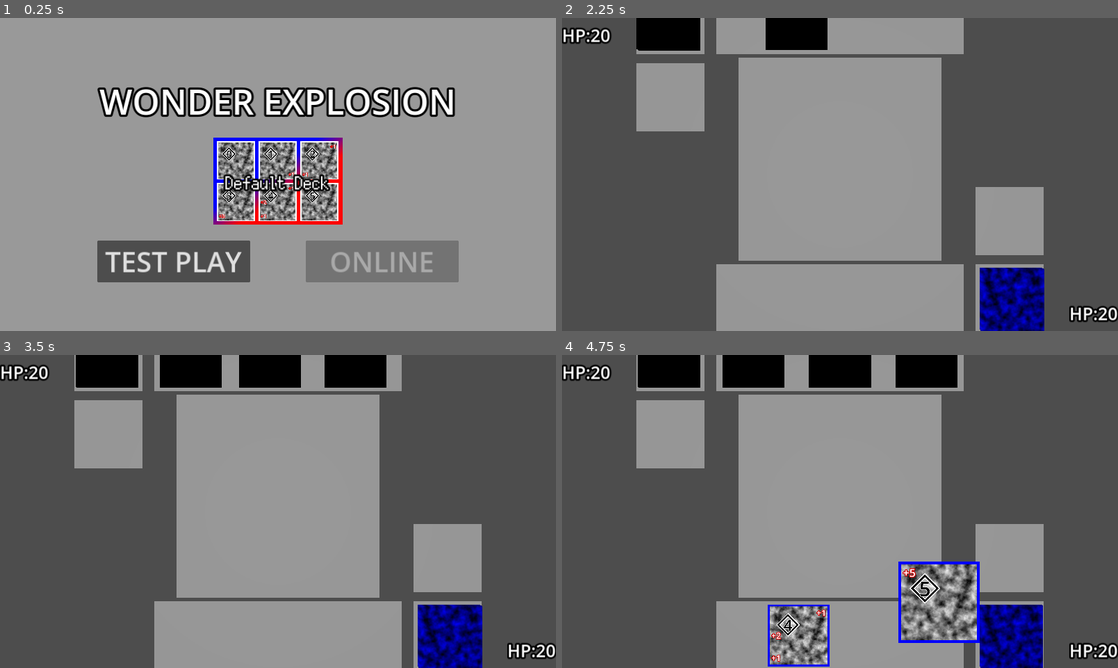
Above: before the commit, frames 1-4 (two rows, left to right).
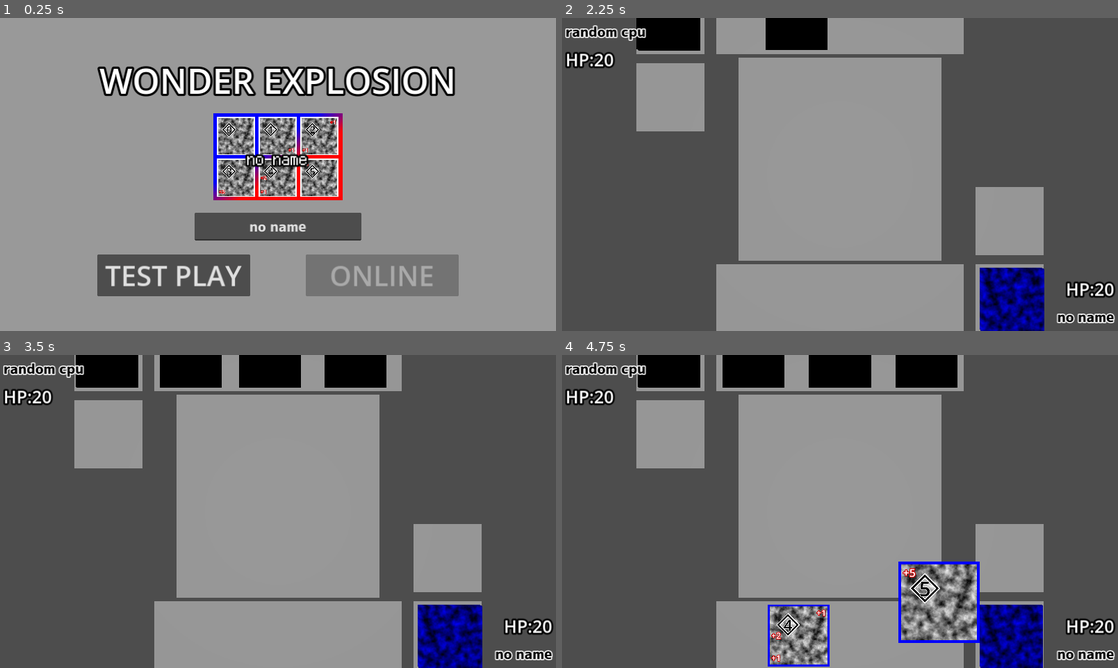
Above: after the commit, the same moments.

Repository: Juna-Idler/WonderExplosion
Game: Godot game, scene res://main.tscn
Two runs of this game, one before a commit and one after it. Both use one fixed random seed, a clock stepped at 60 frames per second and the inputs below.
Inputs (mouse positions are in pixels of both pictures, inside the frame that each line leads up to; where the layout moved, square brackets give the same spot in the first picture):
- Up to frame 1 (0.25 s): no input
- Up to frame 2 (2.25 s): click (840, 155) [840, 180] at 0.5 s; click "BACK" at 1.25 s; click "TEST PLAY" at 2 s
- Up to frame 3 (3.5 s): move the mouse to (400, 495) at 2.77 s; click (400, 495) at 2.92 s
- Up to frame 4 (4.75 s): drag from (728, 527) to (812, 574) at 3.52 s; move the mouse to (895, 442) at 4.27 s; click (895, 442) at 4.42 s

The runs differ from the first frame. In frame 1, 22% of the frame differs, in the area x 17-83%, y 15-89%; in frame 2, 1.7%; in frame 3, 1.7%; in frame 4, 1.7%.

Commit message:
デッキとプレイヤー名のファイル保存

Diff:
--- a/deck.gd
+++ b/card/deck.gd
@@ -2,17 +2,15 @@
 class_name Deck
 
 var name : String
-var cards : Array[int]
+var cards : PackedInt32Array
+var colors : PackedColorArray
 var primary_color : Color
 var secondary_color : Color
-var index : int
 
 
-func _init(n : String,c : Array[int],p_color : Color,s_color : Color, i : int = 0):
+func _init(n : String,c : PackedInt32Array,p_color : Color,s_color : Color):
 	assert(c.size() == 6)
-	assert(i >= 0 and i < 6)
 	name = n
 	cards = c
 	primary_color = p_color
 	secondary_color = s_color
-	index = i
--- a/global.gd
+++ b/global.gd
@@ -2,9 +2,9 @@
 
 const PORT_NUMBER := 14740
 
-const CardList := preload("res://card_data/card_list.gd")
+var card_list := CardList.new()
 
-var card_list := CardList.new()
+var settings := Settings.new()
 
 # Called when the node enters the scene tree for the first time.
 func _ready():
--- a/main.gd
+++ b/main.gd
@@ -7,6 +7,8 @@
 @onready var build = %Build
 @onready var deck_set_label = %DeckSetLabel
 
+@onready var player_name_edit = %PlayerName
+
 var player_name : String = "no name"
 var player_deck : Deck
 
@@ -14,7 +16,12 @@
 
 # Called when the node enters the scene tree for the first time.
 func _ready():
-	player_deck = Deck.new("Default Deck",[1,2,3,4,5,6],Color.BLUE,Color.RED)
+	Global.settings.load()
+
+	player_deck = Global.settings.deck
+	player_name = Global.settings.player_name
+	player_name_edit.text = player_name
+
 	deck_set_label.initialize(player_deck)
 	match_scene.set_process(false)
 	build.set_process(false)
@@ -56,9 +63,19 @@
 
 func _on_build_request_save(deck):
 	player_deck = deck
+	Global.settings.deck = deck
+	Global.settings.save()
 	deck_set_label.initialize(deck)
 
 
 
 func _on_online_button_pressed():
 	get_tree().change_scene_to_file("res://online/main.tscn")
+
+
+func _on_player_name_text_changed(new_text):
+	player_name = new_text
+	Global.settings.player_name = player_name
+
+func _on_player_name_text_submitted(_new_text):
+	Global.settings.save()
--- a/main.tscn
+++ b/main.tscn
@@ -1,9 +1,10 @@
-[gd_scene load_steps=7 format=3 uid="uid://ce5b5klmdhdr4"]
+[gd_scene load_steps=8 format=3 uid="uid://ce5b5klmdhdr4"]
 
 [ext_resource type="Script" path="res://main.gd" id="1_27b52"]
 [ext_resource type="PackedScene" uid="uid://dv8kqsra7qku1" path="res://card/deck_set_label.tscn" id="2_3d5r5"]
 [ext_resource type="PackedScene" uid="uid://deuihfhsutpe0" path="res://match/match.tscn" id="2_khl68"]
 [ext_resource type="PackedScene" uid="uid://dodisf11p0r2g" path="res://build/build.tscn" id="3_5m2bk"]
+[ext_resource type="FontFile" uid="uid://dy0ca7iescwax" path="res://font/LightNovelPOPv2.otf" id="3_tsjj0"]
 
 [sub_resource type="StyleBoxFlat" id="StyleBoxFlat_qbpmg"]
 
@@ -34,9 +35,9 @@
 anchor_right = 0.5
 anchor_bottom = 0.5
 offset_left = -448.0
-offset_top = -232.0
+offset_top = -280.0
 offset_right = 448.0
-offset_bottom = -104.0
+offset_bottom = -152.0
 grow_horizontal = 2
 grow_vertical = 2
 text = "WONDER EXPLOSION"
@@ -52,9 +53,9 @@
 anchor_right = 0.5
 anchor_bottom = 0.5
 offset_left = -416.0
-offset_top = 152.0
+offset_top = 184.0
 offset_right = -64.0
-offset_bottom = 248.0
+offset_bottom = 280.0
 grow_horizontal = 2
 grow_vertical = 2
 theme_override_font_sizes/font_size = 64
@@ -68,9 +69,9 @@
 anchor_right = 0.5
 anchor_bottom = 0.5
 offset_left = 64.0
-offset_top = 152.0
+offset_top = 184.0
 offset_right = 416.0
-offset_bottom = 248.0
+offset_bottom = 280.0
 grow_horizontal = 2
 grow_vertical = 2
 theme_override_font_sizes/font_size = 64
@@ -80,9 +81,9 @@
 [node name="Deck" type="Control" parent="TitleLayer/Panel"]
 anchors_preset = 0
 offset_left = 488.0
-offset_top = 272.0
+offset_top = 216.0
 offset_right = 792.0
-offset_bottom = 480.0
+offset_bottom = 424.0
 
 [node name="DeckSetLabel" parent="TitleLayer/Panel/Deck" instance=ExtResource("2_3d5r5")]
 unique_name_in_owner = true
@@ -111,6 +112,25 @@
 flat = true
 metadata/_edit_lock_ = true
 
+[node name="PlayerName" type="LineEdit" parent="TitleLayer/Panel"]
+unique_name_in_owner = true
+layout_mode = 1
+anchors_preset = 8
+anchor_left = 0.5
+anchor_top = 0.5
+anchor_right = 0.5
+anchor_bottom = 0.5
+offset_left = -192.0
+offset_top = 88.0
+offset_right = 192.0
+offset_bottom = 152.0
+grow_horizontal = 2
+grow_vertical = 2
+theme_override_fonts/font = ExtResource("3_tsjj0")
+theme_override_font_sizes/font_size = 32
+placeholder_text = "Your Name"
+alignment = 1
+
 [node name="Match" parent="." instance=ExtResource("2_khl68")]
 
 [node name="BuildLayer" type="CanvasLayer" parent="."]
@@ -123,6 +143,8 @@
 [connection signal="pressed" from="TitleLayer/Panel/Button" to="." method="_on_button_pressed"]
 [connection signal="pressed" from="TitleLayer/Panel/OnlineButton" to="." method="_on_online_button_pressed"]
 [connection signal="pressed" from="TitleLayer/Panel/Deck/BuildButton" to="." method="_on_build_button_pressed"]
+[connection signal="text_changed" from="TitleLayer/Panel/PlayerName" to="." method="_on_player_name_text_changed"]
+[connection signal="text_submitted" from="TitleLayer/Panel/PlayerName" to="." method="_on_player_name_text_submitted"]
 [connection signal="requested_return" from="Match" to="." method="_on_match_requested_return"]
 [connection signal="back_button_pressed" from="BuildLayer/Build" to="." method="_on_build_back_button_pressed"]
 [connection signal="request_save" from="BuildLayer/Build" to="." method="_on_build_request_save"]
--- a/match/match.gd
+++ b/match/match.gd
@@ -4,6 +4,8 @@
 
 const FIELD_SIZE := Vector2(3.3,3.3)
 
+
+const CANT_PLAY_COLOR := Color(0,0,0,0.8)
 
 var game_server : IGameServer
 
@@ -20,6 +22,8 @@
 
 @onready var my_hp : Label = %MyHP
 @onready var rival_hp : Label = %RivalHP
+@onready var my_name : Label = %MyName
+@onready var rival_name : Label = %RivalName
 
 @onready var conflict_effect = $Board/ConflictEffect
 
@@ -43,6 +47,9 @@
 	var rival_color := first_data.rival_colors[0]
 	if ColorDistance.near_color(my_color,rival_color):
 		rival_color = first_data.rival_colors[1]
+
+	my_name.text = first_data.my_name
+	rival_name.text = first_data.rival_name
 
 	client_player.initialize(first_data.my_name,first_data.my_deck,my_color,rival)
 	rival.initialize_unknown(first_data.rival_name,rival_color,client_player,true)
@@ -317,27 +324,29 @@
 	explosion_power.hide()
 	explosion_power_2.hide()
 
+
+var last_selecting : int = -1
+
 func _on_player_selecting(hit_position):
+	if last_selecting >= 0:
+		field.get_client_square(last_selecting).set_color(Color.TRANSPARENT)
+
 	if (-FIELD_SIZE.x / 2 < hit_position.x and hit_position.x < FIELD_SIZE.x / 2 and
 			-FIELD_SIZE.y / 2 < hit_position.z and hit_position.z < FIELD_SIZE.y / 2):
 		var point_x : int = int((hit_position.x + FIELD_SIZE.x / 2) / (FIELD_SIZE.x / 3))
 		var point_y : int = int((hit_position.z + FIELD_SIZE.y / 2) / (FIELD_SIZE.y / 3))
-		for i in 9:
-			if i == point_x + point_y * 3:
-				var sq := field.get_client_square(point_x + point_y * 3)
-				if sq.card == null:
-					sq.set_color(Color(0.0,0.0,1.0,0.5))
-				elif client_player.open_play:
-					sq.set_color(Color(0.0,0.0,0.0,0.8))
-				elif sq.player == client_player or not sq.secret:
-					sq.set_color(Color(0.0,0.0,0.0,0.8))
-				else:
-					sq.set_color(Color(0.0,0.0,1.0,0.5))
-			else:
-				field.get_client_square(i).set_color(Color.TRANSPARENT)
-	else:
-		for i in 9:
-			field.get_client_square(i).set_color(Color.TRANSPARENT)
+		var sq := field.get_client_square(point_x + point_y * 3)
+		if sq.card == null:
+			sq.set_color(Color(client_player.player_color,0.5))
+		elif client_player.open_play:
+			sq.set_color(CANT_PLAY_COLOR)
+		elif sq.player == client_player or not sq.secret:
+			sq.set_color(CANT_PLAY_COLOR)
+		else:
+			sq.set_color(Color(client_player.player_color,0.5))
+		last_selecting = point_x + point_y * 3
+	else:
+		last_selecting = -1
 
 
 func _on_player_decided(hit_position):
@@ -347,6 +356,7 @@
 		var point_y : int = int((hit_position.z + FIELD_SIZE.y / 2) / (FIELD_SIZE.y / 3))
 		field.get_client_square(point_x + point_y * 3).set_color(Color.TRANSPARENT)
 		play(point_x,point_y)
+		last_selecting = -1
 
 
 
--- a/match/match.tscn
+++ b/match/match.tscn
@@ -1,6 +1,7 @@
-[gd_scene load_steps=9 format=3 uid="uid://deuihfhsutpe0"]
+[gd_scene load_steps=11 format=3 uid="uid://deuihfhsutpe0"]
 
 [ext_resource type="Script" path="res://match/match.gd" id="1_dvvyw"]
+[ext_resource type="FontFile" uid="uid://dy0ca7iescwax" path="res://font/LightNovelPOPv2.otf" id="2_6yjbf"]
 [ext_resource type="PackedScene" uid="uid://bpfxbpggywtq0" path="res://match/field.tscn" id="2_yybow"]
 [ext_resource type="PackedScene" uid="uid://bpxorm3w4l5i" path="res://match/conflict_effect.tscn" id="5_3o071"]
 [ext_resource type="PackedScene" uid="uid://06ja2k1os3h3" path="res://match/player.tscn" id="5_l0ccr"]
@@ -15,6 +16,12 @@
 font_size = 120
 outline_size = 20
 outline_color = Color(0, 0, 0, 1)
+
+[sub_resource type="LabelSettings" id="LabelSettings_y7hsw"]
+font = ExtResource("2_6yjbf")
+font_size = 32
+font_color = Color(0, 0, 0, 1)
+outline_size = 10
 
 [sub_resource type="PlaneMesh" id="PlaneMesh_stadv"]
 size = Vector2(3.3, 3.3)
@@ -43,19 +50,24 @@
 anchor_top = 1.0
 anchor_right = 1.0
 anchor_bottom = 1.0
-offset_left = -112.0
-offset_top = -80.0
+offset_left = -200.0
+offset_top = -128.0
+offset_right = -8.0
+offset_bottom = -64.0
 grow_horizontal = 0
 grow_vertical = 0
 text = "HP:20"
 label_settings = SubResource("LabelSettings_0e2o3")
+horizontal_alignment = 2
 vertical_alignment = 1
 
 [node name="RivalHP" type="Label" parent="CanvasLayer/Control"]
 unique_name_in_owner = true
 layout_mode = 1
-offset_right = 112.0
-offset_bottom = 80.0
+offset_left = 8.0
+offset_top = 64.0
+offset_right = 192.0
+offset_bottom = 128.0
 text = "HP:20"
 label_settings = SubResource("LabelSettings_0e2o3")
 vertical_alignment = 1
@@ -93,6 +105,34 @@
 grow_vertical = 0
 theme_override_font_sizes/font_size = 64
 text = "RETURN TITLE"
+
+[node name="MyName" type="Label" parent="CanvasLayer/Control"]
+unique_name_in_owner = true
+layout_mode = 1
+anchors_preset = 3
+anchor_left = 1.0
+anchor_top = 1.0
+anchor_right = 1.0
+anchor_bottom = 1.0
+offset_left = -264.0
+offset_top = -64.0
+offset_right = -8.0
+grow_horizontal = 0
+grow_vertical = 0
+text = "名前"
+label_settings = SubResource("LabelSettings_y7hsw")
+horizontal_alignment = 2
+vertical_alignment = 1
+
+[node name="RivalName" type="Label" parent="CanvasLayer/Control"]
+unique_name_in_owner = true
+layout_mode = 1
+offset_left = 8.0
+offset_right = 264.0
+offset_bottom = 64.0
+text = "名前"
+label_settings = SubResource("LabelSettings_y7hsw")
+vertical_alignment = 1
 
 [node name="Board" type="Node3D" parent="."]
 
--- a/match/player.gd
+++ b/match/player.gd
@@ -4,7 +4,7 @@
 
 signal life_changed(life : int)
 
-const CardTexture = preload("res://card/card_texture.tscn")
+const CardTextureScene = preload("res://card/card_texture.tscn")
 
 const HANDAREA_SIZE := Vector2(4.0,1.1)
 const CARD_WIDTH := 1.0
@@ -36,6 +36,10 @@
 var opponent_layout : bool
 
 func initialize_unknown(p_name : String,color : Color,rival : NonPlayablePlayer,opponent : bool):
+	for v in card_textures.values():
+		remove_child(v)
+		v.queue_free()
+	card_textures.clear()
 	player_name = p_name
 	player_color = color
 	life = 20
@@ -193,7 +197,7 @@
 func _set_card_texture(card : Card,card_id : int):
 	var data := Global.card_list.get_card_data(card_id)
 	if not card_textures.has(card_id):
-		var ct := CardTexture.instantiate()
+		var ct := CardTextureScene.instantiate()
 		add_child(ct)
 		ct.initialize(data,player_color,null,opponent_layout)
 		card_textures[card_id] = ct
--- a/server/offline_server.gd
+++ b/server/offline_server.gd
@@ -30,7 +30,7 @@
 	var cpu_deck : Array[Mechanics.CardData] = []
 	cpu_deck.assign(cpu_card_list.map(card_data_translate))
 
-	first_data.my_deck = my_card_list
+	first_data.my_deck.assign(my_card_list)
 	first_data.rival_deck_count = cpu_card_list.size()
 	if randi() & 1:
 		if not board.initialize(my_deck,cpu_deck):
--- /dev/null
+++ b/settings.gd
@@ -0,0 +1,32 @@
+
+class_name Settings
+
+const FILE_PATH := "user://config.cfg"
+
+var config := ConfigFile.new()
+
+
+
+func save():
+	config.save(FILE_PATH)
+
+func load():
+	if config.load(FILE_PATH) != OK:
+		pass
+
+var player_name : String :
+	get:
+		return config.get_value("Player","Name","no name")
+	set(name):
+		config.set_value("Player","Name",name)
+
+var deck : Deck :
+	get:
+		var name : String = config.get_value("Deck","Name","no name")
+		var cards : PackedInt32Array = config.get_value("Deck","Cards",[1,2,3,4,5,6])
+		var colors : PackedColorArray = config.get_value("Deck","Colors",[Color.BLUE,Color.RED])
+		return Deck.new(name,cards,colors[0],colors[1])
+	set(d):
+		config.set_value("Deck","Name",d.name)
+		config.set_value("Deck","Cards",PackedInt32Array(d.cards))
+		config.set_value("Deck","Colors",[d.primary_color,d.secondary_color])
